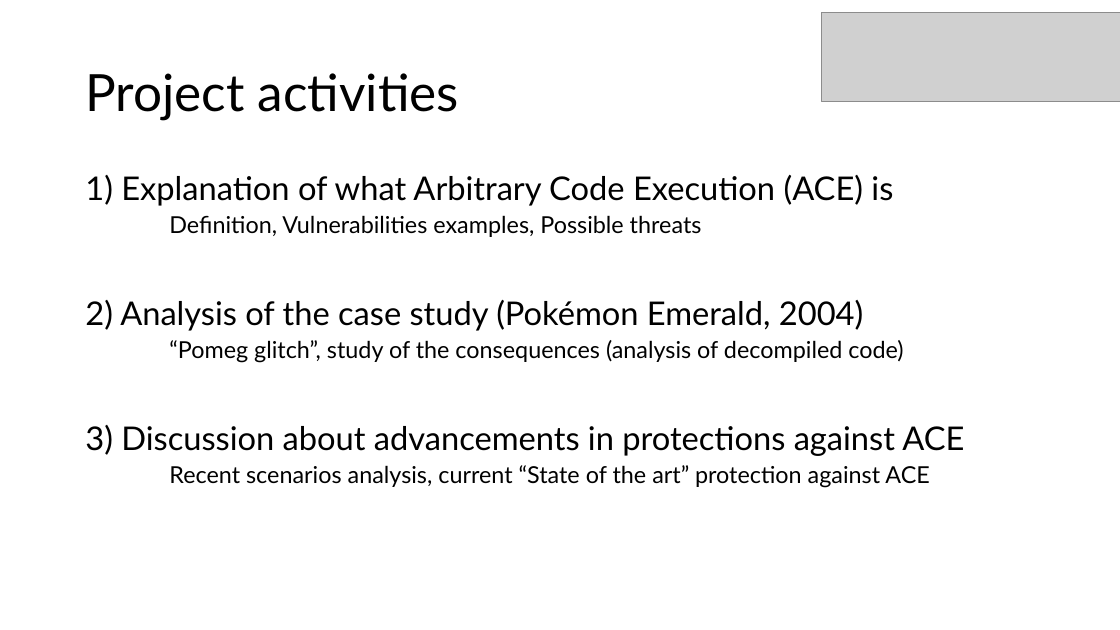
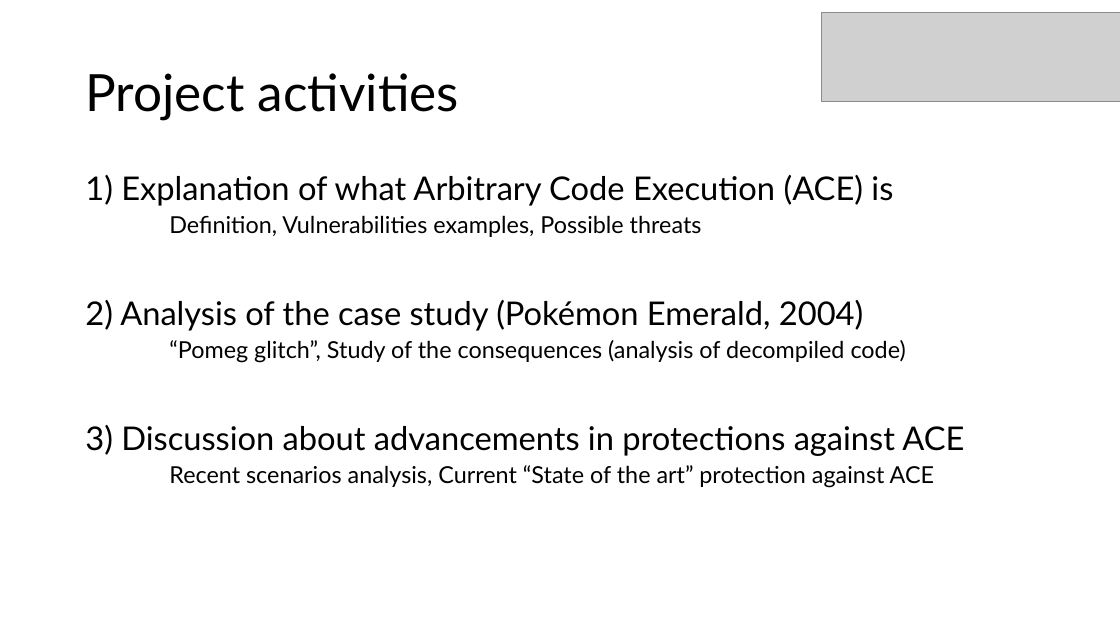
Before and after one commit to Fireblast9/ACE, a slide deck: slide 2 of ACE - Sasha Toscano.pptx. Drawn at 1120x630 pixels with LibreOffice and Linux fonts; fonts in the diff are those of the drawing; grey boxes stand for pictures. Boxes give left, top, right and bottom in pixels: in the first picture for what was removed or moved away, otherwise in the second. Text is boxed around its words. In the diff, an @@ line names an element or a change of style, - is before the commit and + after.

Commit message:
Update presentation and pdf

```diff
--- a/ACE - Sasha Toscano.pptx
+++ b/ACE - Sasha Toscano.pptx
@@ text at <box>169,340,906,363</box>: text changed @@
-    “Pomeg glitch”, study of the consequences (analysis of decompiled code)
+    “Pomeg glitch”, Study of the consequences (analysis of decompiled code)
@@ text at <box>169,465,934,488</box>: text changed @@
-    Recent scenarios analysis, current “State of the art” protection against ACE
+    Recent scenarios analysis, Current “State of the art” protection against ACE
```
Also in this commit, not shown: 1 other slide changed, 1 other file.
